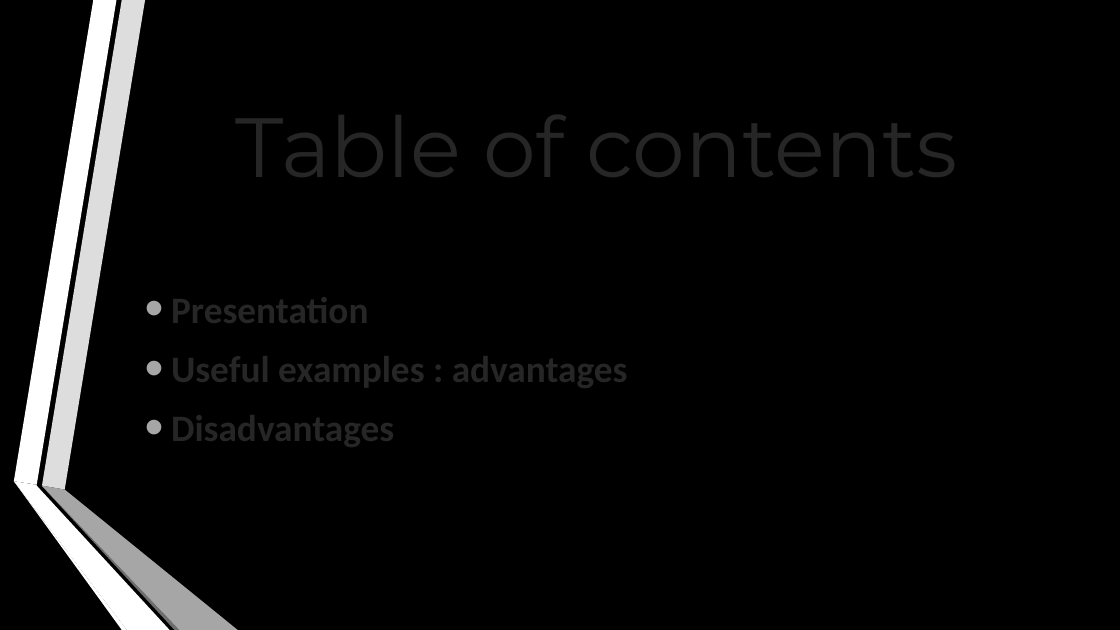
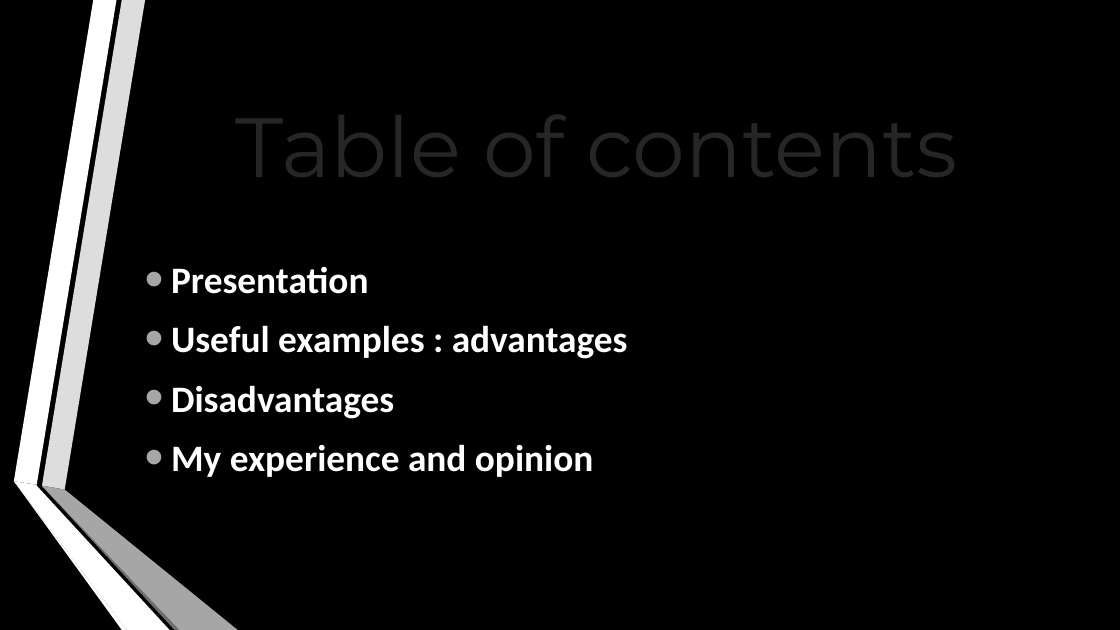
Before and after one commit to Sam-Litz/Info-BTS-SN-IR, a slide deck: slide 2 of BTS 1er année/Anglais/Dark Net/Concept of the DarkNet.pptx. Drawn at 1120x630 pixels with LibreOffice and Linux fonts; fonts in the diff are those of the drawing; background and template pictures are left out. Boxes give left, top, right and bottom in pixels: in the first picture for what was removed or moved away, otherwise in the second. Text is boxed around its words. In the diff, an @@ line names an element or a change of style, - is before the commit and + after.

```diff
--- a/BTS 1er année/Anglais/Dark Net/Concept of the DarkNet.pptx
+++ b/BTS 1er année/Anglais/Dark Net/Concept of the DarkNet.pptx
@@ text at (171, 267, 628, 419): text colour #262626 to #FFFFFF in "Presentation", "Useful examples : advantages", "Disadvantages" @@
@@ text at (171, 444, 594, 477): paragraph added @@
+• My experience and opinion
```
Also in this commit, not shown: 3 other slides changed, 2 slides added, 1 slide removed.
